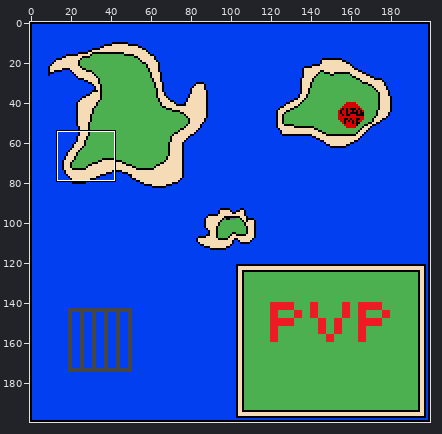
Two states of a sprite sheet, public/update/minimap.png. Above: a wide view before the commit, with the close-up outlined.
Close-up. The starting point:
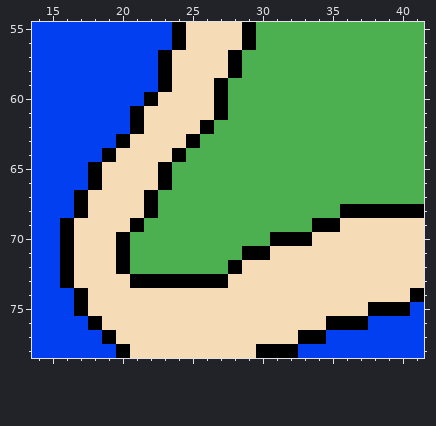
The file is 200x200 pixels. Shown: x 14..41, y 55..78. The commit also changed other parts of the picture, which this record leaves out.
New version:
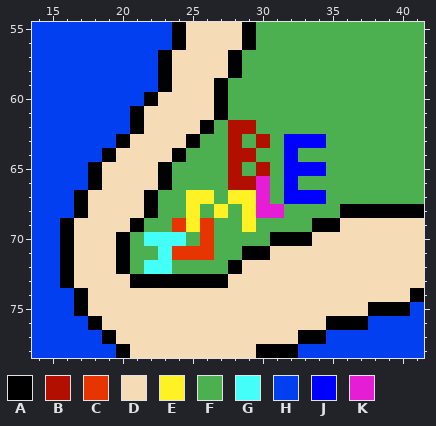
Palette (. is transparent): A #000000  B #b20f00  C #e63500  D #f5dcb6  E #fef224  F #4caf50  G #44fff7  H #013ff1  J #0000ff  K #e51dd5
The edit:
{"y":62,"x":28,"old":"FF","new":"BB"}
{"y":63,"x":28,"old":"F","new":"B"}
{"y":63,"x":30,"old":"F","new":"B"}
{"y":63,"x":32,"old":"FFF","new":"JJJ"}
{"y":64,"x":28,"old":"FF","new":"BB"}
{"y":64,"x":32,"old":"F","new":"J"}
{"y":65,"x":28,"old":"F","new":"B"}
{"y":65,"x":30,"old":"F","new":"B"}
{"y":65,"x":32,"old":"FFF","new":"JJJ"}
{"y":66,"x":28,"old":"FFF","new":"BBK"}
{"y":66,"x":32,"old":"F","new":"J"}
{"y":67,"x":25,"old":"FF","new":"EE"}
{"y":67,"x":28,"old":"FFF","new":"EEK"}
{"y":67,"x":32,"old":"FFF","new":"JJJ"}
{"y":68,"x":25,"old":"F","new":"E"}
{"y":68,"x":27,"old":"F","new":"E"}
{"y":68,"x":29,"old":"FFF","new":"EKK"}
{"y":69,"x":24,"old":"FFF","new":"CEC"}
{"y":69,"x":29,"old":"F","new":"E"}
{"y":70,"x":22,"old":"FFF","new":"GGG"}
{"y":70,"x":26,"old":"F","new":"C"}
{"y":71,"x":23,"old":"FFFF","new":"GCCC"}
{"y":72,"x":22,"old":"FF","new":"GG"}
{"label":"changed","picture_box":[144,120,326,274]}
